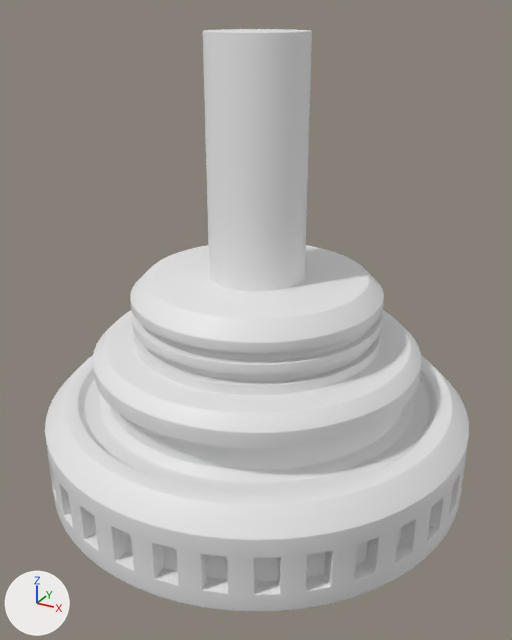
Two versions of the FBX model Assets/Model/01/LivingSpace_Top.fbx, one commit apart.
Camera for both pictures: a camera (50 mm lens) standing at (1.85, -3.38, 6.09) and looking at (0.04, -0.09, 4.45). The lights are fixed; the arrows at lower left show +X, +Y and +Z. Where no turn or scale is listed for an object, it has been applied to the vertices.

Names of what the first picture shows: 'LivingSpace_Top'.
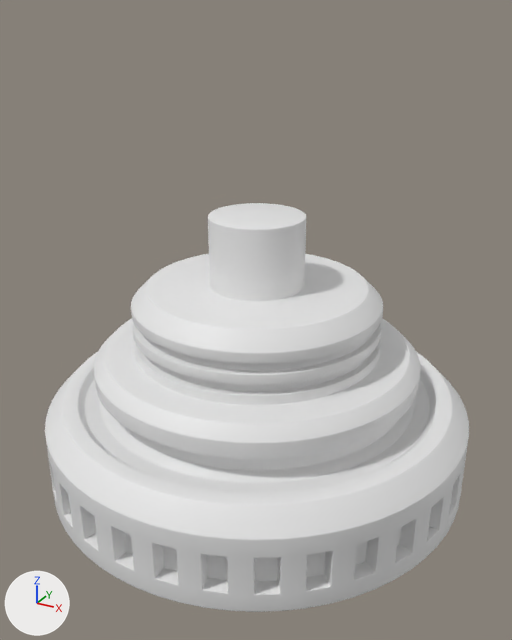
The newer file is also turned or shifted as a whole; pictures and numbers use the older file's frame.

Changed parts and their boxes [x1, y1, x2, y2] in the pictures (512 x 640 px; the box of a moved part takes in the faces that stretch with it):
'LivingSpace_Top', reshaped (30% shorter): before [45, 29, 469, 612]; after [45, 203, 469, 612]
part 1 of me_cylinder_004, moved or reshaped: before [203, 29, 312, 291]; after [208, 203, 306, 301]
part 2 of me_cylinder_004, moved or reshaped: before [93, 245, 422, 469]; after [94, 254, 421, 469]

The change, as a diff of the scene's bpy script:
```diff
--- a/Assets/Model/01/LivingSpace_Top.fbx.py
+++ b/Assets/Model/01/LivingSpace_Top.fbx.py
@@ me_cylinder_004 @@
 me_cylinder_004.from_pydata(...)  # 9536 vertices, 9602 faces; spans x -1.27..1.28, y -1.28..1.28, z 0.0..2.61
 # used by ob_livingspace_top; location = (0.0, 0.0, 3.38)
+# me_cylinder_004 part 1: all 256 vertices in x -0.27..0.27, y -0.27..0.27, z 2.6..2.61 are moved by (0.0, 0.0, -0.95)
+# me_cylinder_004 part 2: all 4096 vertices in x -0.97..0.97, y -0.97..0.97, z 0.73..1.31 are moved by (0.0, 0.0, -0.06)
```
